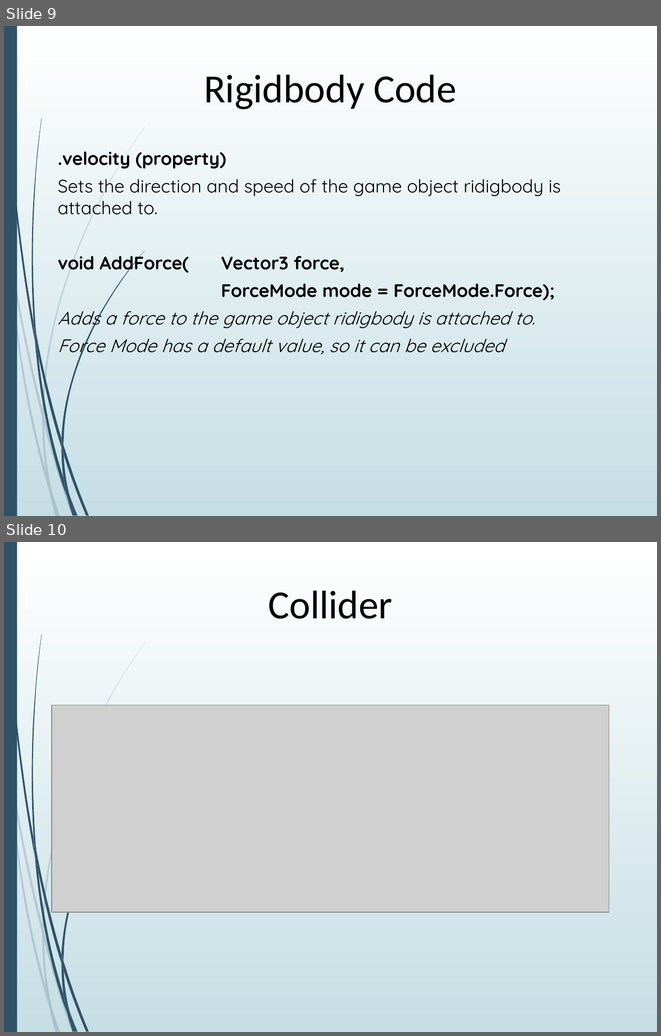
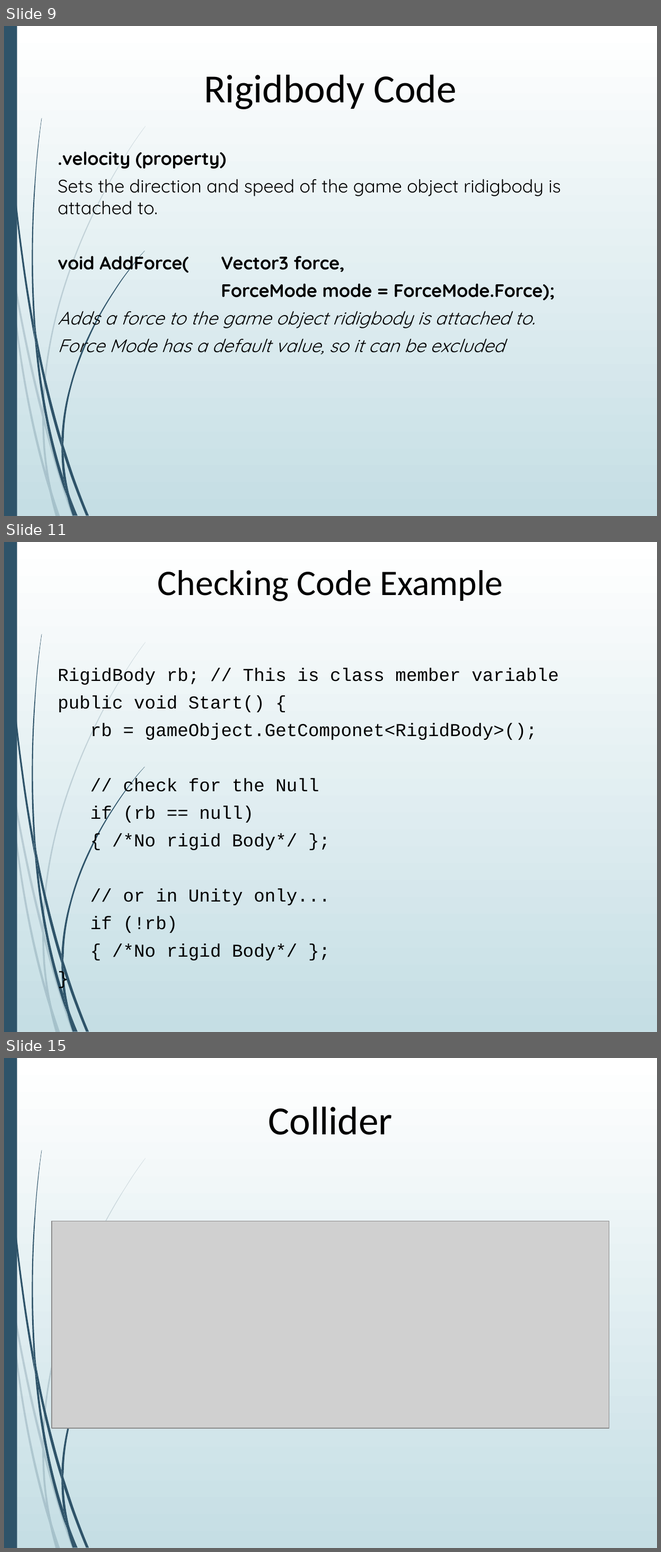
Before and after one commit to AGGP-NHTI/AGGP101c, a slide deck: LAB05/Lab5_Unity_Collision.pptx. Shown one above the other, each under a label of ours: slides 9 and 10 before the commit, slides 9, 11 and 15 after it; the slides between them are not shown. The pictures are 661x1036 and 661x1552 pixels, drawn with LibreOffice and Linux fonts; fonts in the diff are those of the drawing; grey boxes stand for pictures. Boxes give left, top, right and bottom in pixels: in the first picture for what was removed or moved away, otherwise in the second. Text is boxed around its words. In the diff, an @@ line names an element or a change of style, - is before the commit and + after.

```diff
--- a/LAB05/Lab5_Unity_Collision.pptx
+++ b/LAB05/Lab5_Unity_Collision.pptx
@@ slide 11 added at (x1=4, y1=542, x2=657, y2=1032), background gradient #FFFFFF to #C5DEE5; not listed: 23 template elements that a slide beside it also shows @@
@@ title added at (x1=158, y1=570, x2=503, y2=601), 39.6 pt, text #000000 @@
+Checking Code Example
@@ text added at (x1=58, y1=668, x2=558, y2=960), 20 pt, text #000000 @@
+RigidBody rb; // This is class member variable
+public void Start() {
+rb = gameObject.GetComponet<RigidBody>();
+// check for the Null
+if (rb == null)
+{ /*No rigid Body*/ };
+// or in Unity only...
+if (!rb)
+{ /*No rigid Body*/ };
+}
@@ what was slide 10 is now slide 15 @@
```
Also in this commit, not shown: 1 slide changed, 4 other slides added, 6 other files.
